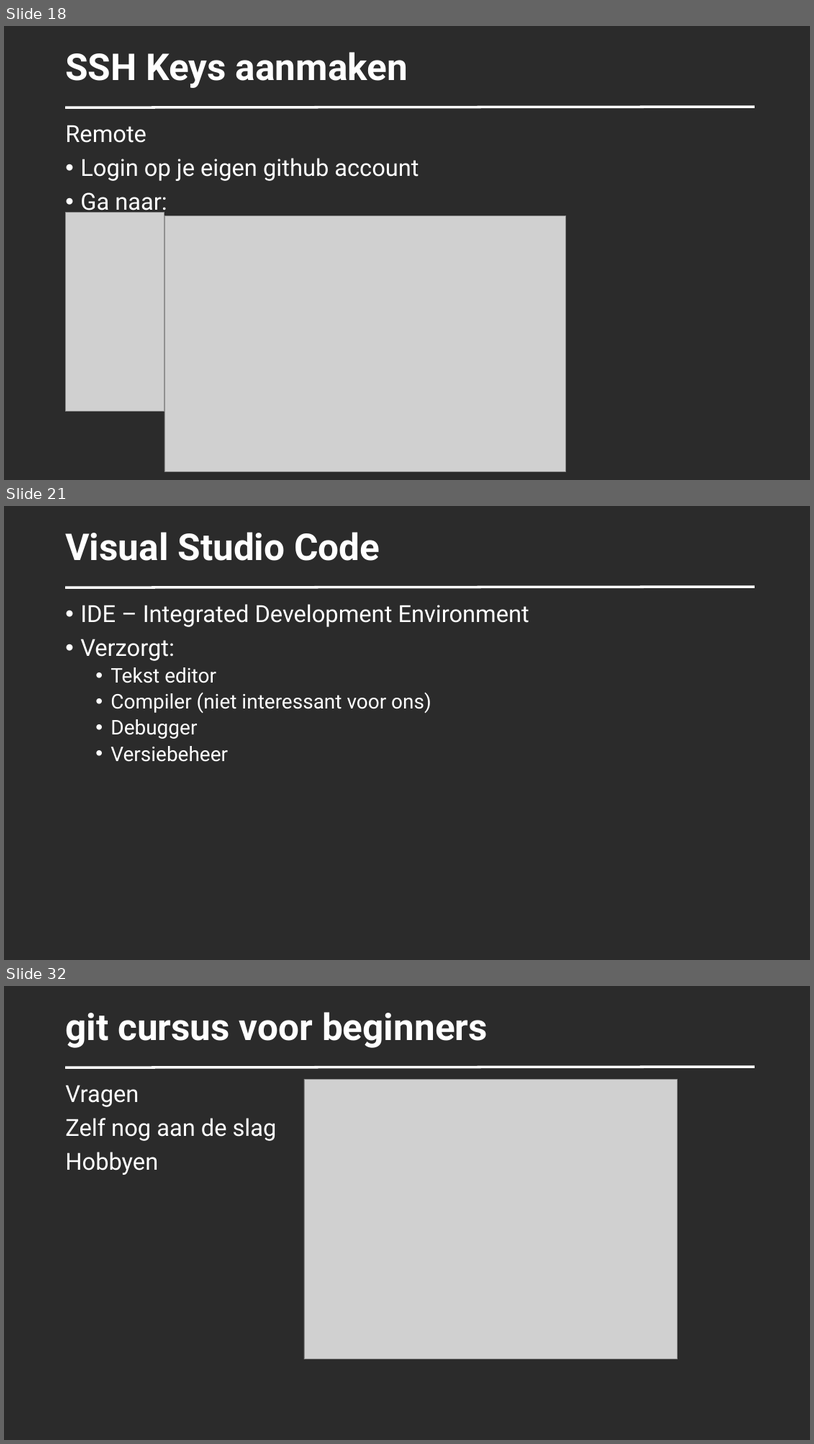
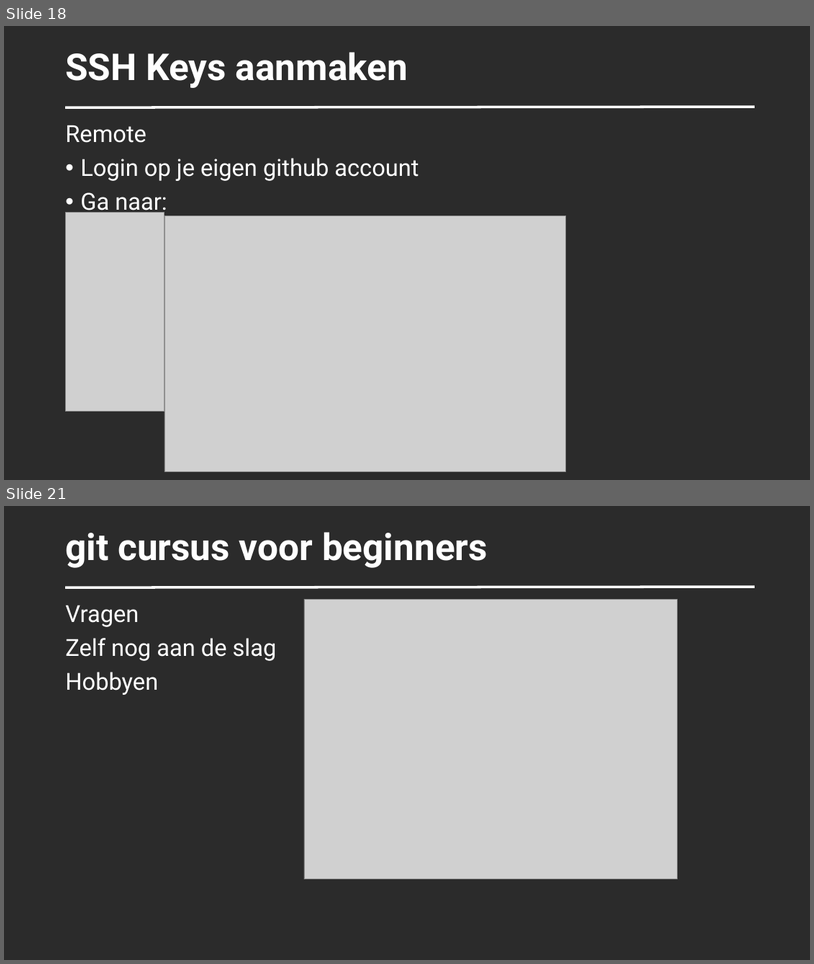
Before and after one commit to SUPERPNL/GIT-Cursus-SxBlue-2026, a slide deck: docs/20261101_gitcursus_SxBlue.pptx. Shown one above the other, each under a label of ours: slides 18, 21 and 32 before the commit, slides 18 and 21 after it; the slides between them are not shown. The pictures are 814x1444 and 814x964 pixels, drawn with LibreOffice and Linux fonts; fonts in the diff are those of the drawing; grey boxes stand for pictures; background and template pictures are left out; a plain dark background stands for a picture behind light text. Boxes give left, top, right and bottom in pixels: in the first picture for what was removed or moved away, otherwise in the second. Text is boxed around its words. In the diff, an @@ line names an element or a change of style, - is before the commit and + after.

```diff
--- a/docs/20261101_gitcursus_SxBlue.pptx
+++ b/docs/20261101_gitcursus_SxBlue.pptx
@@ slide 21 removed at bbox=[4, 506, 810, 960], background picture (left out) @@
@@ title removed at bbox=[65, 532, 380, 561] @@
-Visual Studio Code
@@ line removed from (65, 587) to (756, 587) @@
@@ text removed at bbox=[80, 604, 530, 762] @@
-• IDE – Integrated Development Environment
-• Verzorgt:
-  • Tekst editor
-  • Compiler (niet interessant voor ons)
-  • Debugger
-  • Versiebeheer
@@ what was slide 32 is now slide 21 @@
```
Also in this commit, not shown: 7 slides changed, 10 other slides removed, 1 other file.
